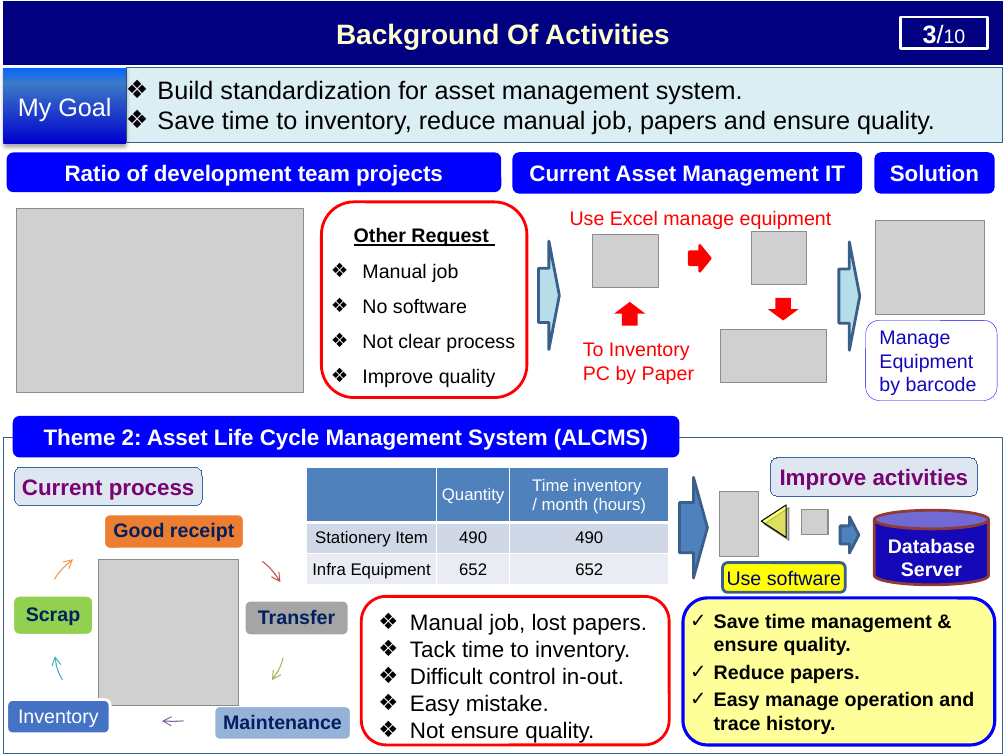
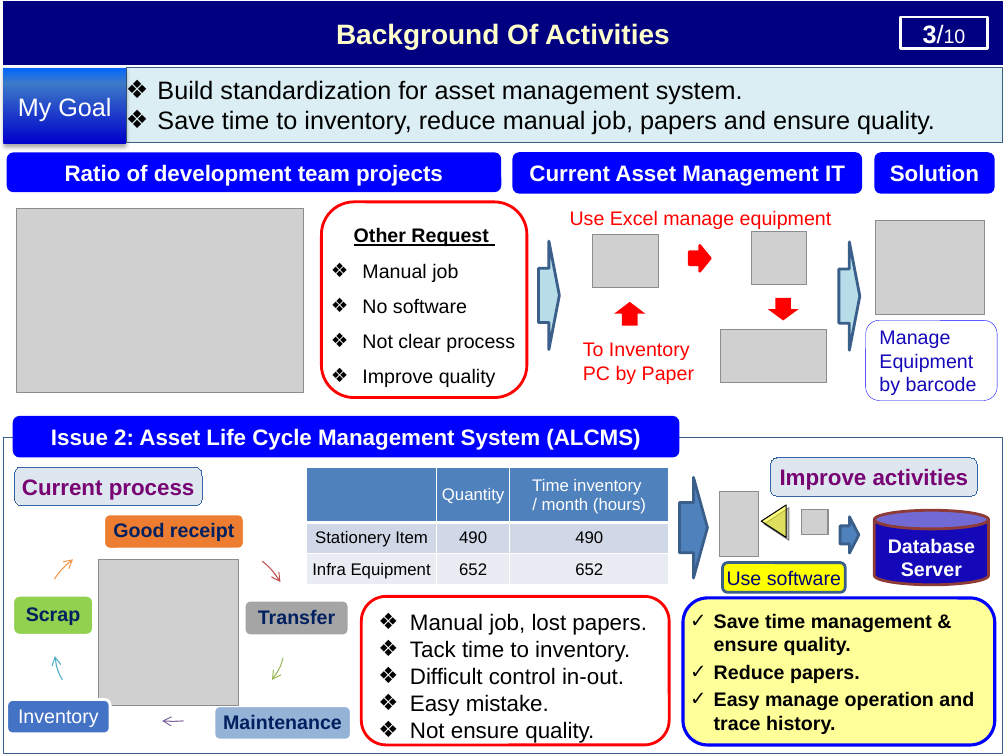
Before and after one commit to thietbicongnghevietnam/ReportPSNV, a slide deck: slide 4 of Report_test.pptx. Drawn at 1008x756 pixels with LibreOffice and Linux fonts; fonts in the diff are those of the drawing; grey boxes stand for pictures. Boxes give left, top, right and bottom in pixels: in the first picture for what was removed or moved away, otherwise in the second. Text is boxed around its words. In the diff, an @@ line names an element or a change of style, - is before the commit and + after.

```diff
--- a/Report_test.pptx
+++ b/Report_test.pptx
@@ text in rounded rectangle at (51, 428, 640, 450): text changed @@
-Theme 2: Asset Life Cycle Management System (ALCMS)
+Issue 2: Asset Life Cycle Management System (ALCMS)
```
Also in this commit, not shown: 8 other slides changed, 1 slide added.
